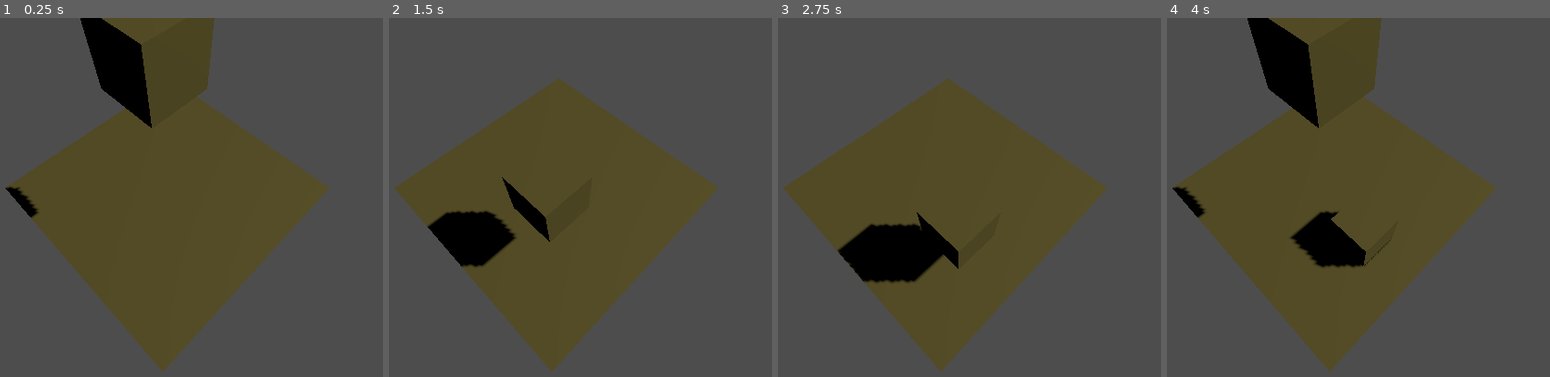
Above: before the commit, frames 1-4 (left to right).
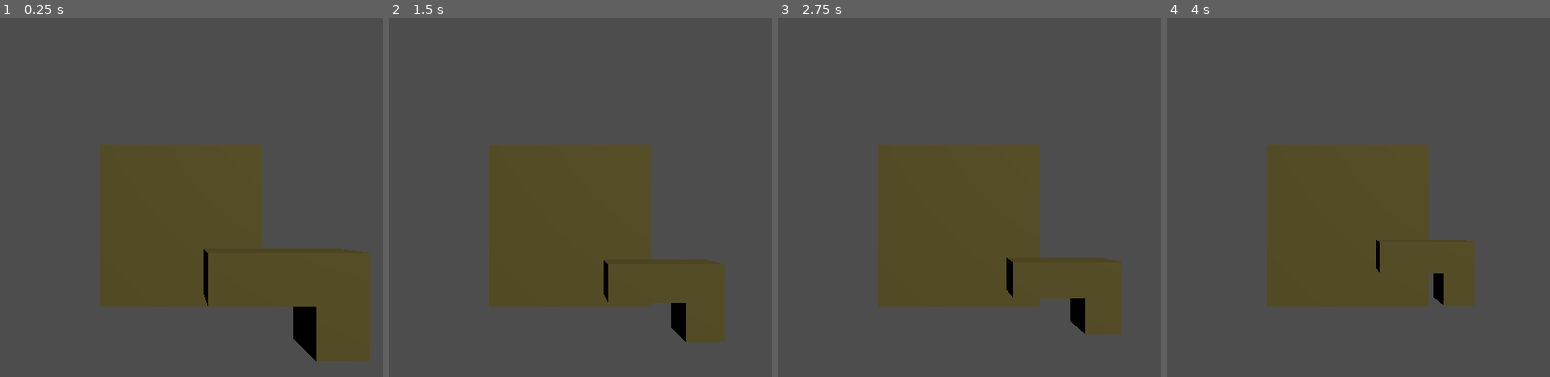
Above: after the commit, the same moments.

Repository: tuvshinerdene1/GameDevCourse2025
Game: Godot game, scene res://main.tscn
The game is run twice, just before and just after one commit, with the same random seed, the same clock (stepped at 60 frames per second) and the same inputs.
Inputs:
- Up to frame 1 (0.25 s): no input
- Up to frame 2 (1.5 s): tap Enter at 0.5 s; hold Right (move_right) 0.53-1.28 s; hold Space (boost) 0.53-1.28 s; hold Down (move_down) from 1.28 s (still down); tap Space (boost) at 1.35 s
- Up to frame 3 (2.75 s): tap Space (boost) at 2 s; release Down (move_down) at 2.03 s; hold Right (move_right) from 2.03 s (still down); hold Space (boost) from 2.03 s (still down)
- Up to frame 4 (4 s): tap Enter at 2.75 s; release Right (move_right) at 2.78 s; release Space (boost) at 2.78 s; hold Up (move_up) 2.78-3.53 s; tap Space (boost) at 2.85, 3.5 s; hold Left (move_left) from 3.53 s (still down); hold Space (boost) from 3.53 s (still down)

The runs differ from the first frame. In frame 1, 31% of the frame differs, in the area x 1-97%, y 0-99%; in frame 2, 22%; in frame 3, 23%; in frame 4, 27%.

Commit message:
turned off monitors in block.tscn

Diff:
--- a/3d-tetris/blocks/block.tscn
+++ b/3d-tetris/blocks/block.tscn
@@ -27,6 +27,8 @@
 script = SubResource("GDScript_i8jwd")
 
 [node name="Area3D" type="Area3D" parent="."]
+monitoring = false
+monitorable = false
 
 [node name="CollisionShape3D" type="CollisionShape3D" parent="Area3D"]
 shape = SubResource("BoxShape3D_i8jwd")
--- a/3d-tetris/main.gd
+++ b/3d-tetris/main.gd
@@ -2,6 +2,13 @@
 @export var speed: float = 1
 @export var move_interval_hor:float = 0.2
 @export var boost_multiplier:float = 1.5
+var shapes = [
+	preload("res://blocks/CubeShape.tscn"),
+	preload("res://blocks/IShape.tscn"),
+	preload("res://blocks/LShape.tscn"),
+	preload("res://blocks/TShape.tscn"),
+	preload("res://blocks/ZShape.tscn")
+]
 var block = preload('res://blocks/block.tscn')
 var instance = null
 var spawnPoint
@@ -17,7 +24,8 @@
 	move_interval = 1/speed
 
 func _spawn_block():
-	instance = block.instantiate()
+	#instance = block.instantiate()
+	instance = shapes[randi()%shapes.size()].instantiate()
 	spawnPoint = get_node("spawnPoint")
 	add_child(instance)
 	instance.global_position = spawnPoint.global_position
--- a/3d-tetris/main.tscn
+++ b/3d-tetris/main.tscn
@@ -27,7 +27,7 @@
 shadow_enabled = true
 
 [node name="Camera3D" type="Camera3D" parent="."]
-transform = Transform3D(0.707107, -0.640856, 0.298836, 0, 0.422618, 0.906308, -0.707107, -0.640856, 0.298836, 30, 60, 25)
+transform = Transform3D(1, 0, 0, 0, -4.37114e-08, 1, 0, -1, -4.37114e-08, 0, 100, 0)
 
 [node name="spawnPoint" type="Node3D" parent="."]
 transform = Transform3D(1, 0, 0, 0, 1, 0, 0, 0, 1, 5, 40, 5)
